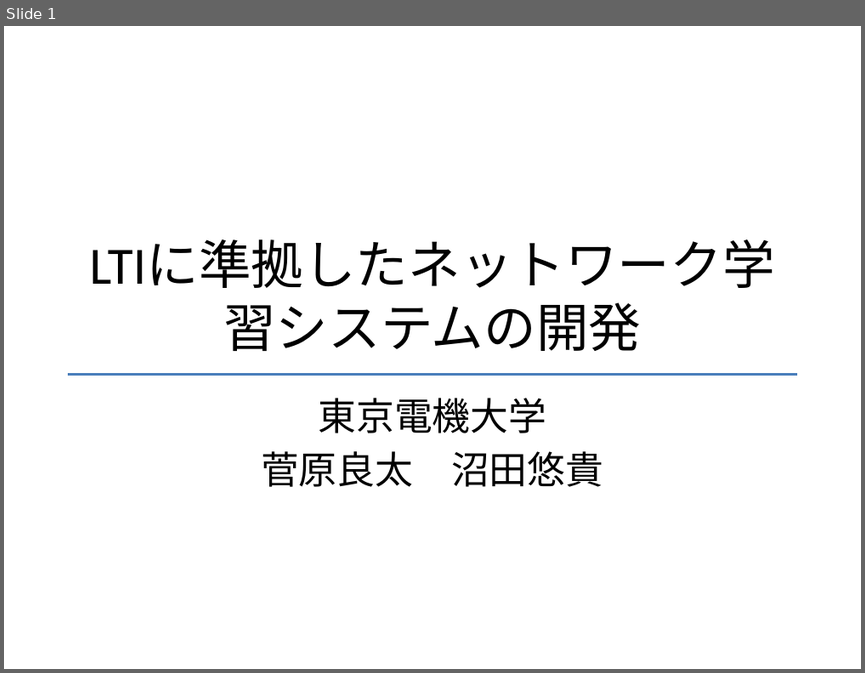
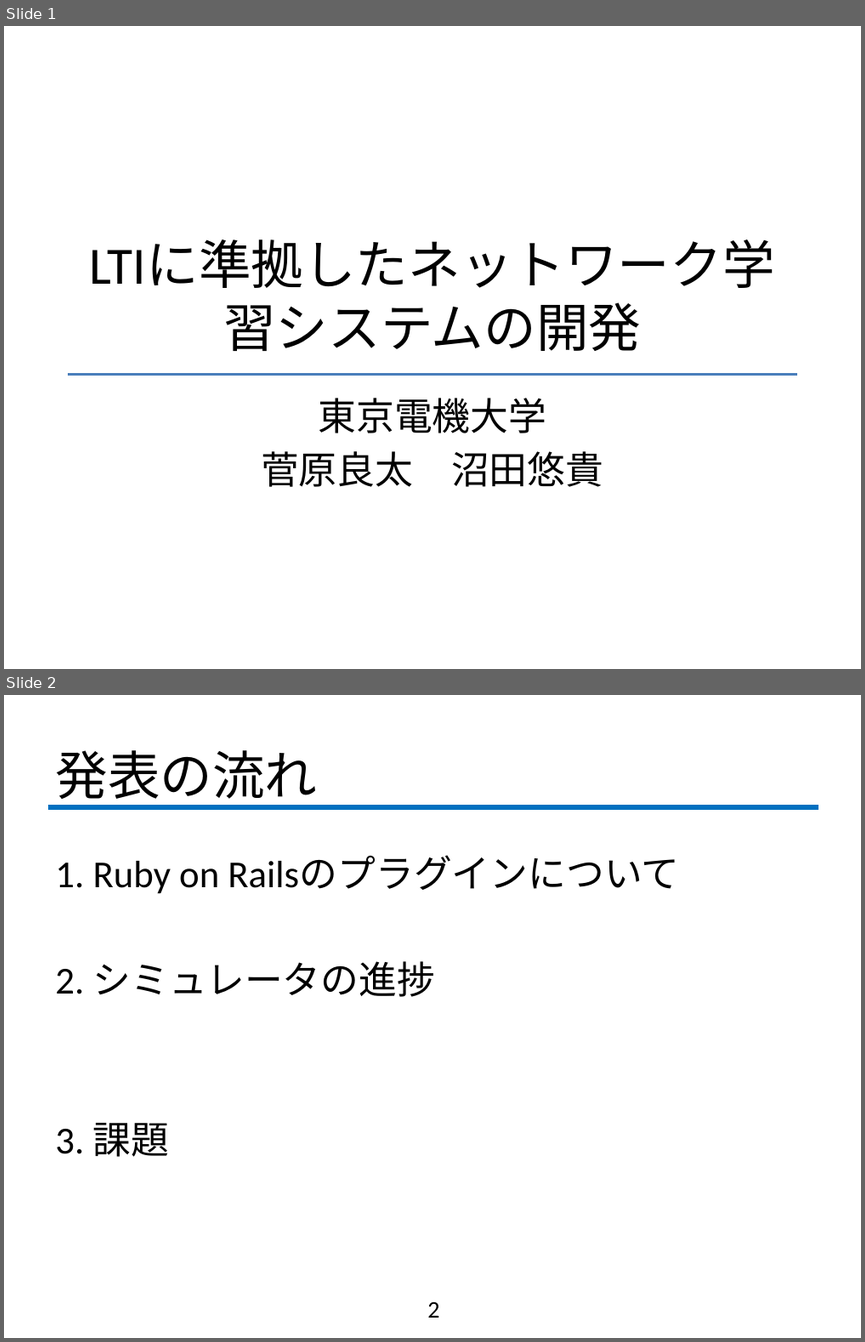
Before and after one commit to fujiLabo/fuji_simu, a slide deck: 1005進捗.pptx. Shown one above the other, each under a label of ours: slide 1 before the commit, slides 1 and 2 after it. The pictures are 865x673 and 865x1342 pixels, drawn with LibreOffice and Linux fonts; fonts in the diff are those of the drawing; background and template pictures are left out. Boxes give left, top, right and bottom in pixels: in the first picture for what was removed or moved away, otherwise in the second. Text is boxed around its words. In the diff, an @@ line names an element or a change of style, - is before the commit and + after.

Commit message:
進捗途中

```diff
--- a/1005進捗.pptx
+++ b/1005進捗.pptx
@@ slide 2 added at [4, 695, 861, 1338], background #FFFFFF @@
@@ title added at [55, 750, 317, 808], 44 pt, text #000000 @@
+発表の流れ
@@ line added from (47, 807) to (818, 807), #0070C0 4 pt @@
@@ text added at [55, 856, 679, 1157], 32 pt, text #000000 @@
+1. Ruby on Railsのプラグインについて
+2. シミュレータの進捗
+3. 課題
@@ page number added at [427, 1301, 439, 1317], 20 pt, text #000000 @@
+2
```
Also in this commit, not shown: 7 other slides added.
